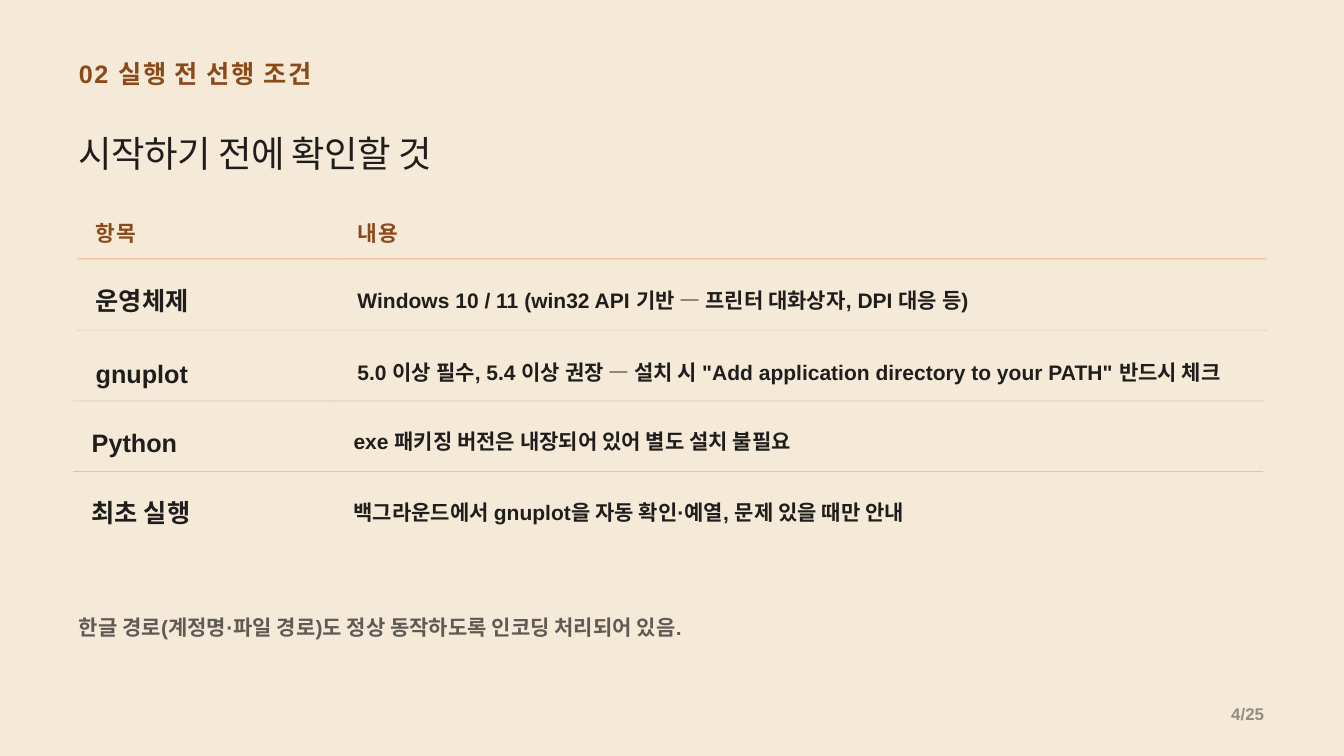
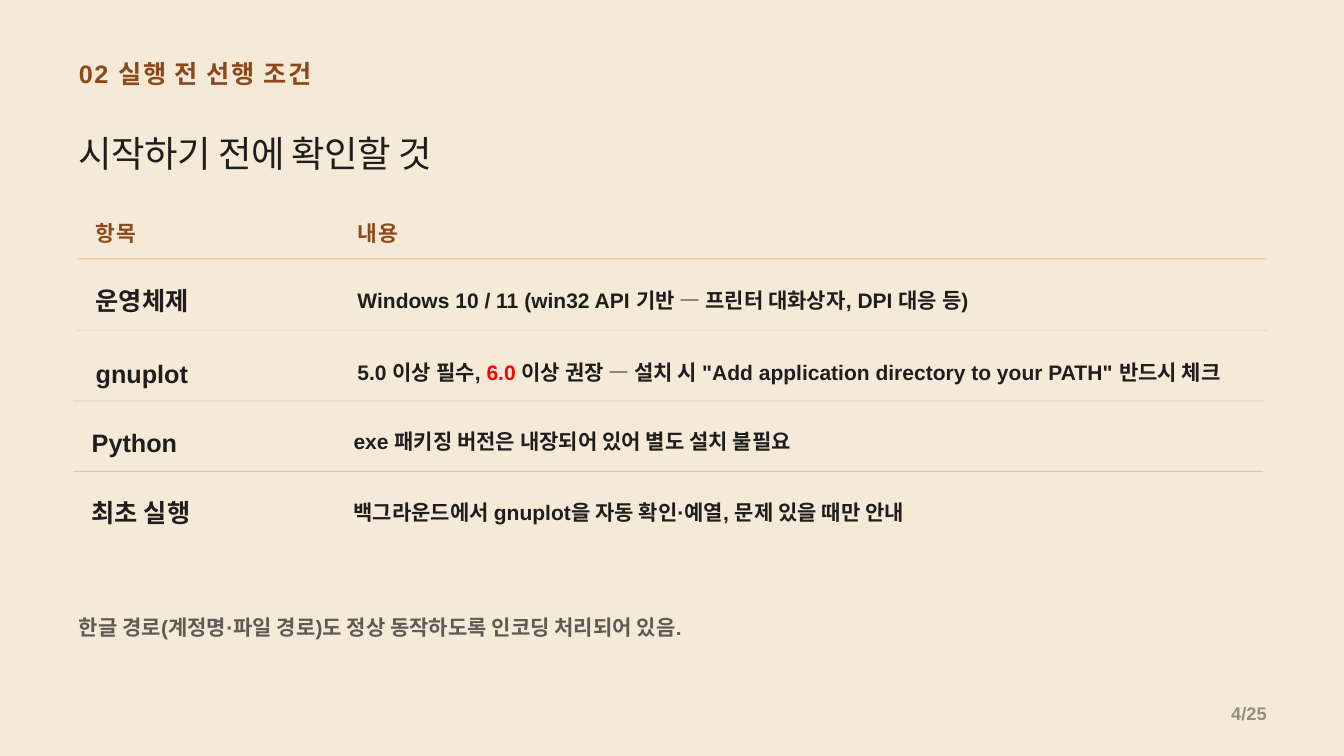
Before and after one commit to CWKIM113/CathPlot_Pub, a slide deck: slide 4 of CathPlot_발표.pptx. Drawn at 1344x756 pixels with LibreOffice and Linux fonts; fonts in the diff are those of the drawing. Boxes give left, top, right and bottom in pixels: in the first picture for what was removed or moved away, otherwise in the second. Text is boxed around its words. In the diff, an @@ line names an element or a change of style, - is before the commit and + after.

```diff
--- a/CathPlot_발표.pptx
+++ b/CathPlot_발표.pptx
@@ text at [357, 362, 1221, 385]: text changed @@
-5.0 이상 필수, 5.4 이상 권장 — 설치 시 "Add application directory to your PATH" 반드시 체크
+5.0 이상 필수, 6.0 이상 권장 — 설치 시 "Add application directory to your PATH" 반드시 체크
@@ text "4/25" at [1231, 707, 1266, 720]: size 18 to 19.5 pt; line spacing 1.26 to 1.16 @@
```
Also in this commit, not shown: 18 other slides changed, 1 other file.
